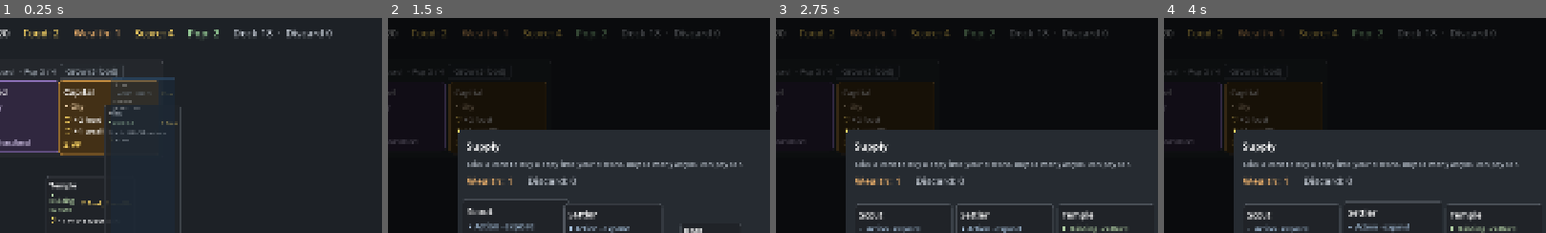
Above: before the commit, frames 1-4 (left to right).
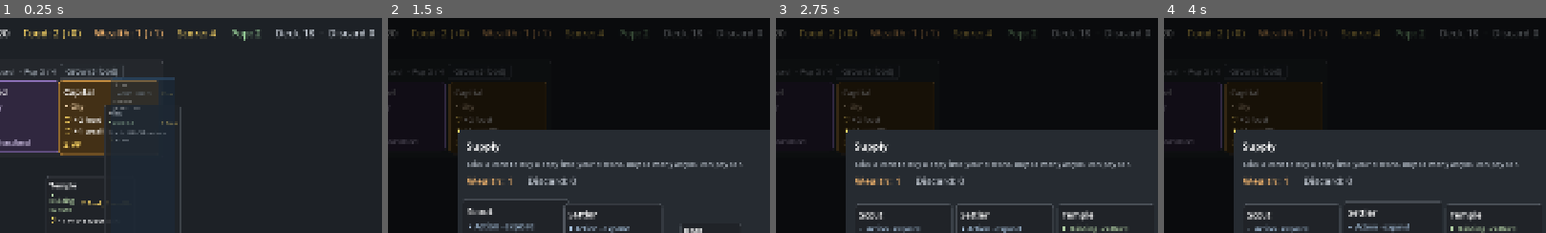
Above: after the commit, the same moments.

Repository: r888888888/4x-card-game
Game: Godot game, scene res://ui/main.tscn
Two runs of this game, one before a commit and one after it. Both use one fixed random seed, a clock stepped at 60 frames per second and the inputs below.
Inputs (mouse positions are % of the whole screen's width and height, from its top left):
- Up to frame 1 (0.25 s): no input
- Up to frame 2 (1.5 s): tap Enter (ui_accept) at 0.5 s; drag from (8, 23) to (60, 28) at 0.52 s; click "Supply (S)" at 1.25 s
- Up to frame 3 (2.75 s): click "End turn (E)" at 2 s
- Up to frame 4 (4 s): click "Menu (Esc)" at 2.75 s; tap Enter (ui_accept) at 3.5 s; drag from (21, 23) to (45, 70) at 3.52 s
The pictures show only the part of the screen within x 7-57%, y 0-50%; the shares and areas given below are measured in that part.

The runs differ from the first frame. In frame 1, 1.6% of the frame differs, in the area x 16-98%, y 5-11%; in frame 2, 1.0%; in frame 3, 1.0%; in frame 4, 1.0%.

Commit message:
035: top bar shows next upkeep's food and wealth change, food in red when pop would starve
Co-Authored-By: Claude Opus 5.5 <noreply@anthropic.com>

Diff:
--- a/ui/main.gd
+++ b/ui/main.gd
@@ -13,6 +13,7 @@
 const GROUP_PADDING := 11  # inside a territory group's frame
 const PANEL_COLOR := Color("171a1e")  # log panel background
 const ACCENT := Color("e8c547")  # the main action's button (End turn)
+const FOOD_COLOR := Color("ffd966")  # the top bar's food stat; WARN_COLOR when pop would starve
 
 var _turn_label: Label
 var _food_label: Label
@@ -669,8 +670,13 @@
 	var e := Game.engine
 	_set_stat(_turn_label, "Turn %d / %d" % [e.turn, e.turn_limit()])
 	_seed_label.text = "Seed %d" % e.seed_value
-	_set_stat(_food_label, "Food: %d" % e.resources.get("food", 0))
-	_set_stat(_wealth_label, "Wealth: %d" % e.resources.get("wealth", 0))
+	var forecast := e.upkeep_forecast()
+	_set_stat(_food_label, "Food: %d%s" % [e.resources.get("food", 0), _forecast_text(forecast, "food")])
+	_set_stat(_wealth_label, "Wealth: %d%s" % [e.resources.get("wealth", 0), _forecast_text(forecast, "wealth")])
+	var starve: int = forecast.get("starve", 0)
+	_food_label.add_theme_color_override("font_color", CardView.WARN_COLOR if starve > 0 else FOOD_COLOR)
+	_food_label.tooltip_text = "Next upkeep: %d pop will starve." % starve if starve > 0 else "In brackets: change at the next upkeep, after pop eats."
+	_wealth_label.tooltip_text = "In brackets: change at the next upkeep."
 	_set_stat(_score_label, "Score: %d" % e.score())
 	_pop_label.visible = e.population_on()
 	_set_stat(_pop_label, "Pop: %d" % e.total_pop())
@@ -994,6 +1000,13 @@
 	t.tween_callback(panel.queue_free)
 
 
+## " (+2)" / " (-1)": the forecast change for resource, or "" when there is no next upkeep.
+func _forecast_text(forecast: Dictionary, resource: String) -> String:
+	if not forecast.has(resource):
+		return ""
+	return " (%+d)" % forecast[resource]
+
+
 ## Sets a stat label, pulsing it when the value changes.
 func _set_stat(label: Label, text: String) -> void:
 	if label.text != "" and label.text != text:
@@ -1098,8 +1111,10 @@
 	bar.add_theme_constant_override("separation", 36)
 	root.add_child(bar)
 	_turn_label = _stat(bar)
-	_food_label = _stat(bar, Color("ffd966"))
+	_food_label = _stat(bar, FOOD_COLOR)
 	_wealth_label = _stat(bar, Color("f2b46d"))
+	_food_label.mouse_filter = Control.MOUSE_FILTER_PASS  # for the forecast tooltip
+	_wealth_label.mouse_filter = Control.MOUSE_FILTER_PASS
 	_score_label = _stat(bar, Color("ffd966"))
 	_pop_label = _stat(bar, Color("9fd89f"))
 	_piles_label = _stat(bar, Color("c3cad3"))
Not shown, added: tests/test_forecast.gd.uid
